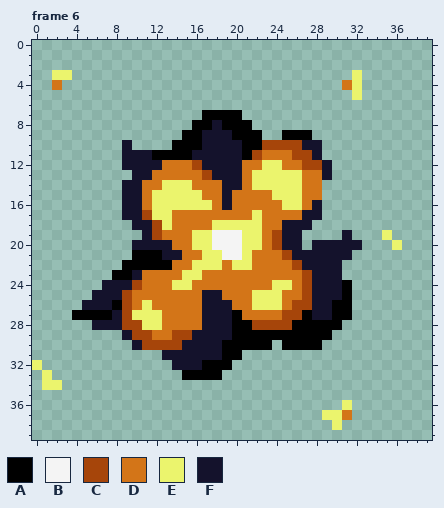
Pixel-art file -- DB/Images/Spritesheets/Explosion.ase. The picture above is the old version.
40x40 pixels, 11 frames. Shown: frame 6. The commit also changed other frames, which this record leaves out.
Palette (. is transparent): A #000000  B #f4f4f4  C #a6450a  D #d37518  E #ebf46d  F #14122c
New version:
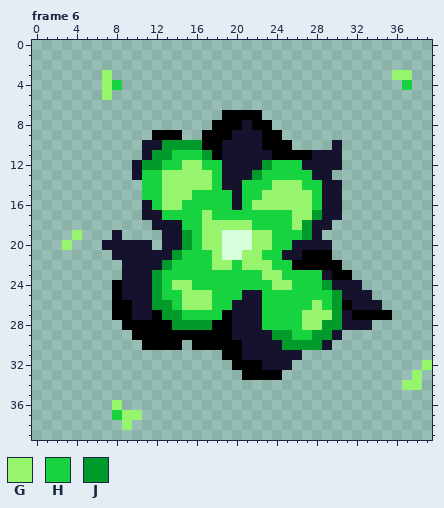
Colours new in this view: G #97f46d  H #18d340  J #009b2a
What changed:
colour B: #f4f4f4 -> #d7ffdb
Changed rows in their new state; - is a pixel that keeps its letter.
Frame 6, layer "Explosion":
first column x 0:
 3 --..---G------------------------.---GG--
 4 --.----GH----------------------..----H--
 5 -------G------------------------.-------
 7 -----------------..--AA-----------------
 8 ----------------..A--FAA----------------
 9 ------------AAA..AAAFFFAA...------------
10 ---------.-FFJJJJAA--FFAAA...-F---------
11 ---------..-JJHHHJA--FFFAAAA-FF---------
12 ---------.-JJHHGGHH--FFJHHHFF-F---------
13 -----------HHGGGGGH--FJHHHHHF-----------
14 ---------..HHGGGGGH--HHHGGGHHFF---------
15 ---------..HHGGGHHHHFHHGGGGGHFF---------
16 ---------..FHGGHHHHHFHGGGGGGHFF---------
17 ---------..FFHHHHGHHHHHHHHGGJFF---------
18 ----------..FFFHHGGGGGHHHHGJFF----------
19 ----G---F--..FFJHGG--BGGHHHJF--.---.----
20 ---G---FFF--.-FJHGG--BGGHH-F--...---.---
21 --------FFFFF-JHHHG--GGHHF-AAA..--------
22 ---------FFFFJHHHHGGHGGGHHAAAAA---------
23 --------.F-FJHHHHHHHHHHGGHHHH-AA--------
24 -------.A-FFJHGGHHHHHHHHGGHHHJ-FF-------
25 ------..AFFFJHHGGGHHHFFHHHHHHHJFFF------
26 -----...-AFFJJHGGGHHFFFHHHHHGHJ-FFF-----
27 ----....AAFFAJJHHHHAFFFHHHHGGGJFAAAA----
28 ------...AAAAAJJJJAAFFFHHHHGGJJFFF------
29 ---------.AAAAAAAAAAFFFFJJHHJJF---------
30 ----------.AAAA.AAA--FFFFJJJJF----------
31 -------------......--FFFFFF-------------
32 .-------------......AAAFFF-------------G
33 -.-------------....--AAAA-------------G-
34 -..----------------------------------GG-
36 --------G----------------------.--------
37 --------HGG------------------...--------
38 ---------G--------------------.---------
Pixel boxes of the changes (left, top, right, bottom) in both pictures:
changed: (52, 70, 122, 100)
erased: (342, 70, 362, 100)
added: (392, 70, 412, 90)
changed: (32, 110, 402, 430)
added: (402, 360, 432, 390)
